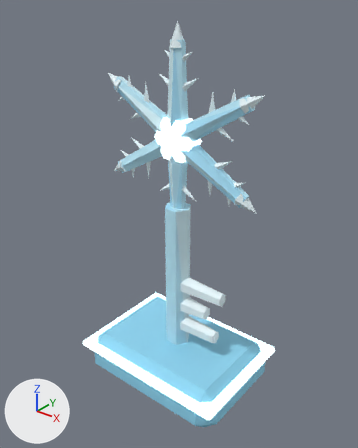
The glTF model foxspy/models/artifact-snowflake-key.glb as it was, and as the next commit left it.
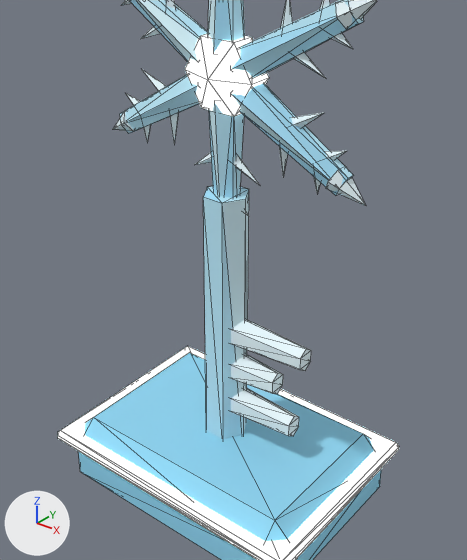
Each version is shown whole from a camera (50 mm lens) standing at (0.227, -0.282, 0.33) and looking at (0.0, 0.001, 0.154), then close up on the part from 14% to 88% of the width and 22% to 92% of the height. The axes (+X, +Y, +Z) are drawn at lower left. The lights are the same throughout. The older version's two pictures come first. The close-ups show mesh edges as thin lines. Vertices at exactly the same position are counted once.

The first close-up shows 'SnowflakeKey'.
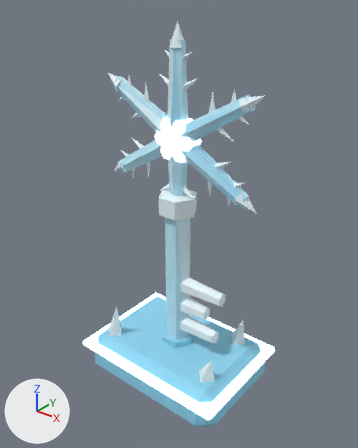
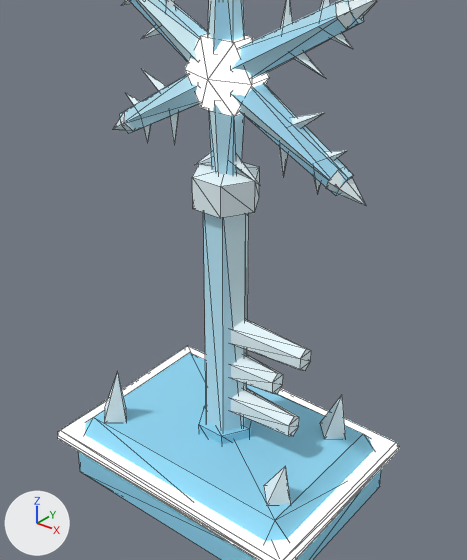
Location of each change, (x1, y1, x2, y2) in pixels of the close-ups (467 x 560 px):
```json
{"part": 1, "of": "me_snowflakekey", "change": "added", "after": [192, 163, 260, 218]}
{"part": 2, "of": "me_snowflakekey", "change": "added", "after": [199, 406, 253, 444], "on screen": "blue"}
{"part": 3, "of": "me_snowflakekey", "change": "added", "after": [104, 372, 346, 439]}
{"part": 4, "of": "me_snowflakekey", "change": "added", "after": [264, 466, 291, 506]}
```

Scene script edits in JSON lines:
```json
{"block": "me_snowflakekey", "where": "# used by ob_snowflakekey; location = (0.0, 0.0, 0.0)"}
{"block": "me_snowflakekey", "where": "# verts and faces of me_snowflakekey; kept vertices keep their numbers, new ones are numbered from 320"}
{"op": "remove", "block": "me_snowflakekey", "code": "me_snowflakekey.from_pydata(...)  # 320 vertices, 516 faces; spans x -0.072..0.072, y -0.052..0.052, z 0.0..0.307"}
{"op": "add", "block": "me_snowflakekey", "code": "me_snowflakekey.from_pydata(...)  # 360 vertices, 572 faces; spans x -0.072..0.072, y -0.052..0.052, z 0.0..0.307"}
{"block": "me_snowflakekey", "change": "me_snowflakekey part 1: a new loose piece of 13 vertices spanning x -0.016..0.016, y -0.014..0.014, z 0.165..0.182, in mat_main"}
{"block": "me_snowflakekey", "change": "me_snowflakekey part 2"}
{"block": "me_snowflakekey", "change": "6 vertices are added at (0.015, 0.0, 0.03), (0.007, 0.013, 0.03), (-0.007, 0.013, 0.03), (-0.015, 0.0, 0.03), (-0.007, -0.013, 0.03), (0.007, -0.013, 0.03)"}
{"block": "me_snowflakekey", "change": "6 new vertices lie (0.0, 0.0, 0.015) away from vertices in x -0.015..0.015, y -0.013..0.013, z 0.03"}
{"block": "me_snowflakekey", "change": "16 new faces join them, mat_main"}
{"block": "me_snowflakekey", "change": "me_snowflakekey part 3"}
{"block": "me_snowflakekey", "change": "10 vertices are added at x -0.058..0.053, y -0.038..0.038, z 0.039..0.07"}
{"block": "me_snowflakekey", "change": "12 new faces join them, mat_main"}
{"block": "me_snowflakekey", "change": "me_snowflakekey part 4"}
{"op": "add", "block": "me_snowflakekey", "code": "verts[342] = (0.058, -0.025, 0.038)"}
{"op": "add", "block": "me_snowflakekey", "code": "verts[343] = (0.05, -0.017, 0.04)  # pixel (287, 486)"}
{"op": "add", "block": "me_snowflakekey", "code": "verts[344] = (0.042, -0.025, 0.042)  # pixel (263, 485)"}
{"op": "add", "block": "me_snowflakekey", "code": "verts[345] = (0.05, -0.033, 0.04)  # pixel (266, 505)"}
{"op": "add", "block": "me_snowflakekey", "code": "verts[346] = (0.054, -0.025, 0.06)  # pixel (285, 465)"}
{"op": "add", "block": "me_snowflakekey", "code": "faces += [(342, 343, 346), (343, 344, 346), (344, 345, 346), (342, 346, 345), (342, 345, 343), (343, 345, 344)]  # mat_main"}
```
